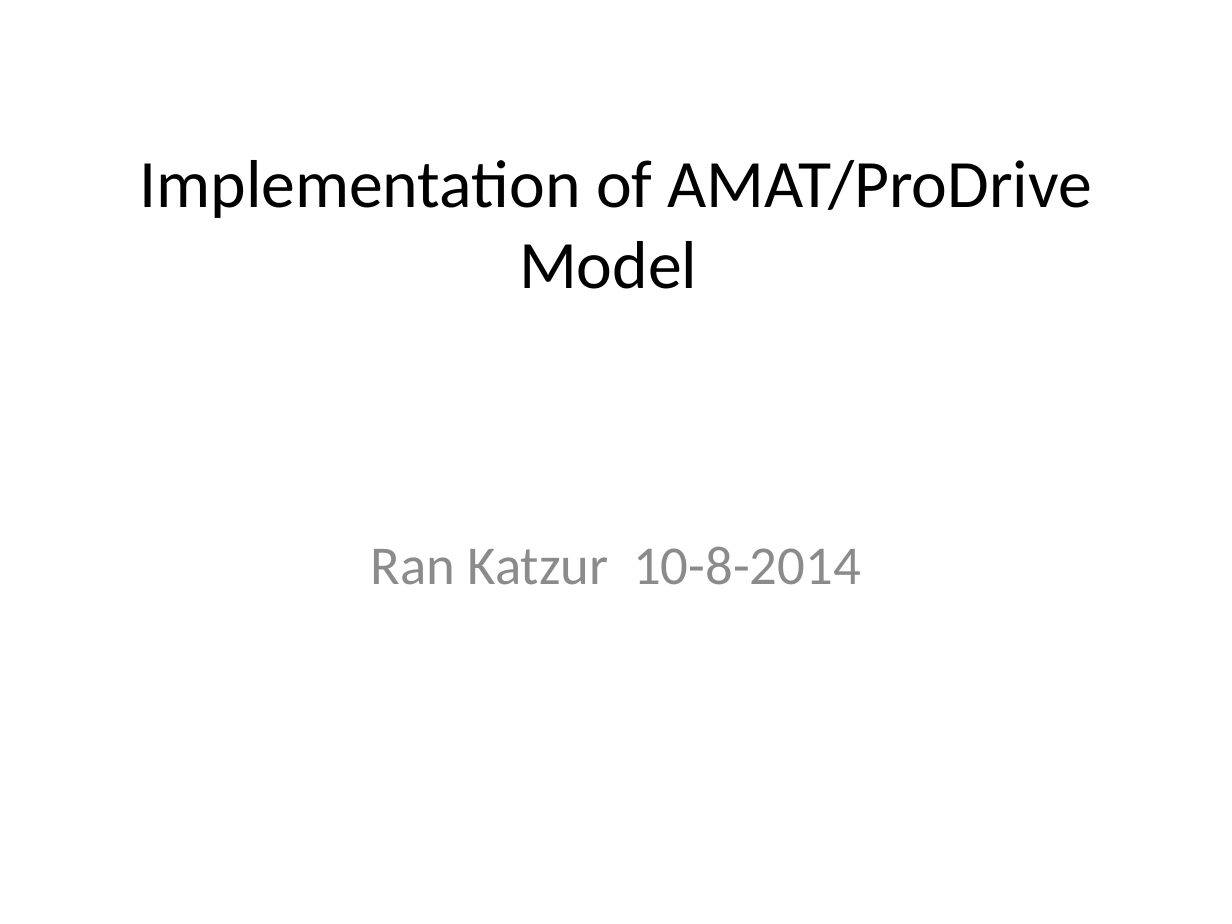
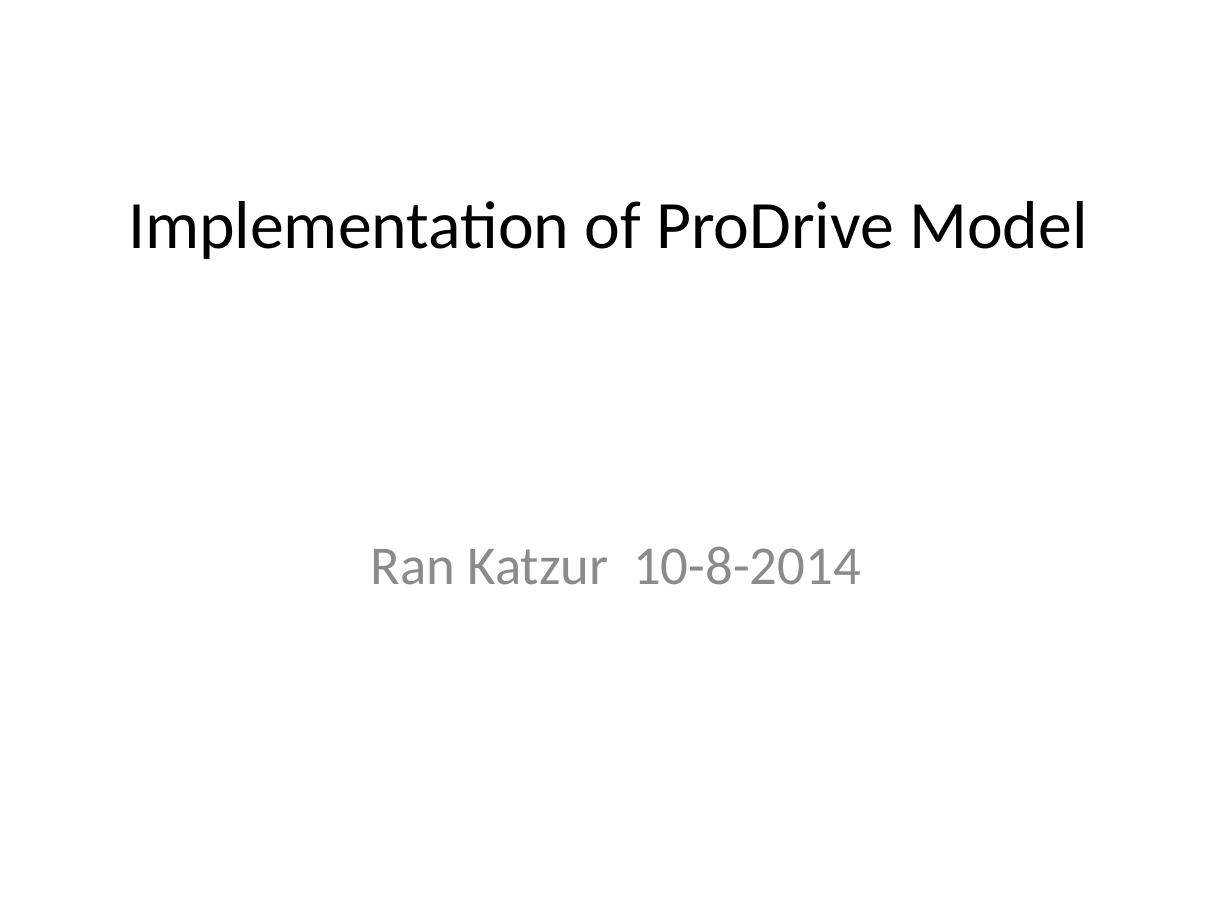
Before and after one commit to hari1989/keystone-workshop, a slide deck: slide 1 of preliminary/Working/presentations/Implementation_of_ProDrive_Model.pptx. Drawn at 1232x924 pixels with LibreOffice and Linux fonts; fonts in the diff are those of the drawing. Boxes give left, top, right and bottom in pixels: in the first picture for what was removed or moved away, otherwise in the second. Text is boxed around its words. In the diff, an @@ line names an element or a change of style, - is before the commit and + after.

```diff
--- a/preliminary/Working/presentations/Implementation_of_ProDrive_Model.pptx
+++ b/preliminary/Working/presentations/Implementation_of_ProDrive_Model.pptx
@@ title at <box>128,201,1087,259</box>: text changed @@
-Implementation of AMAT/ProDrive Model
+Implementation of ProDrive Model
```
Also in this commit, not shown: 4 other slides changed.
